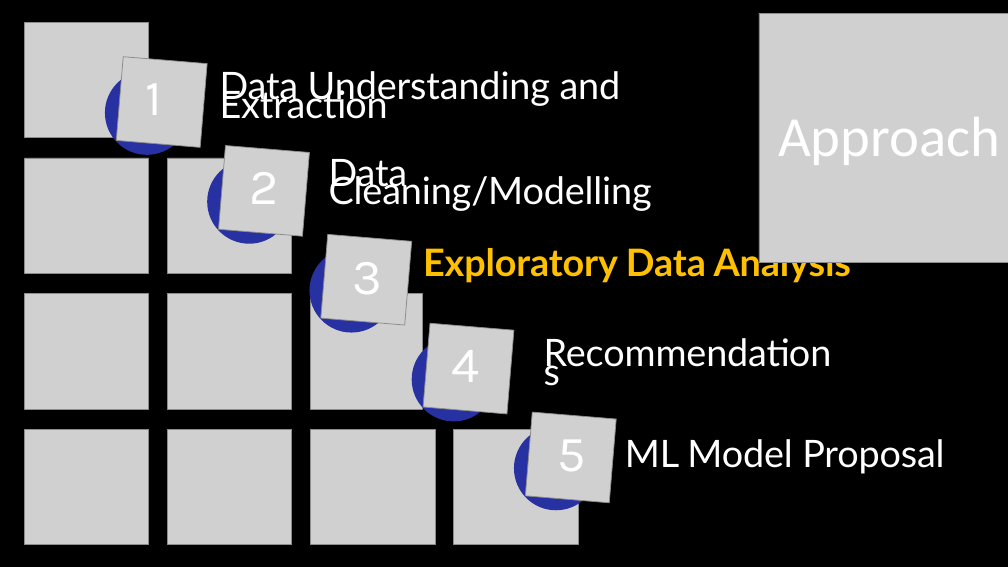
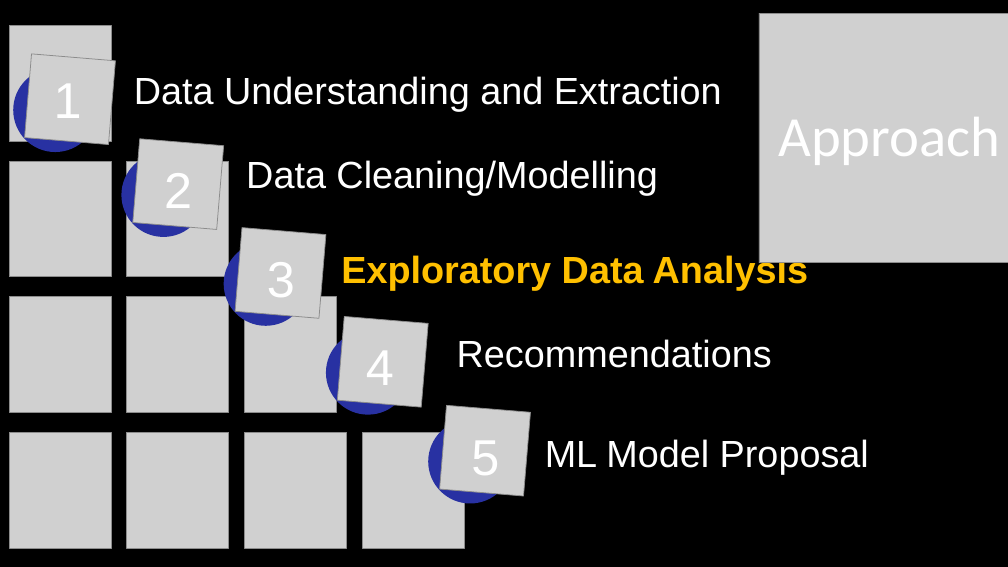
Before and after one commit to taimoorRazi/Bank-Marketing-Project, a slide deck: slide 5 of Week 11/Bank Marketing Campaign Presentation.pptx. Drawn at 1008x567 pixels with LibreOffice and Linux fonts; fonts in the diff are those of the drawing; grey boxes stand for pictures. Boxes give left, top, right and bottom in pixels: in the first picture for what was removed or moved away, otherwise in the second. Text is boxed around its words. In the diff, an @@ line names an element or a change of style, - is before the commit and + after.

```diff
--- a/Week 11/Bank Marketing Campaign Presentation.pptx
+++ b/Week 11/Bank Marketing Campaign Presentation.pptx
@@ picture: place and size @@
-picture at box(24, 23, 148, 138)
+picture at box(9, 26, 111, 141)
@@ picture: place and size @@
-picture at box(116, 56, 207, 147)
+picture at box(25, 54, 115, 145)
@@ freeform shape: place and size @@
-freeform shape at box(105, 71, 189, 155)
+freeform shape at box(13, 68, 97, 152)
@@ font Karla to Arial, letter spacing -4.3 to 0 pt; line spacing 48pt to 1 in 5 elements at box(366, 351, 394, 385), box(471, 441, 499, 475), box(267, 262, 295, 297), box(164, 173, 192, 208), box(54, 84, 82, 118) @@
@@ text "1": place and size @@
-text "1" at box(145, 84, 162, 115)
+text "1" at box(54, 84, 82, 118)
@@ text "Data Understanding and Extraction": place and size @@
-text "Data Understanding and Extraction" at box(220, 71, 621, 119)
+text "Data Understanding and Extraction" at box(134, 76, 722, 112)
@@ picture: place and size @@
-picture at box(24, 158, 148, 274)
+picture at box(9, 161, 111, 277)
@@ picture: place and size @@
-picture at box(168, 158, 292, 274)
+picture at box(127, 161, 229, 277)
@@ text "Data Cleaning/Modelling": place and size @@
-text "Data Cleaning/Modelling" at box(329, 159, 652, 211)
+text "Data Cleaning/Modelling" at box(246, 160, 657, 195)
@@ text "Exploratory Data Analysis": place and size @@
-text "Exploratory Data Analysis" at box(423, 244, 851, 284)
+text "Exploratory Data Analysis" at box(341, 254, 808, 291)
@@ picture: place and size @@
-picture at box(24, 293, 148, 409)
+picture at box(9, 297, 111, 413)
@@ picture: place and size @@
-picture at box(168, 293, 292, 409)
+picture at box(127, 297, 229, 413)
@@ picture: place and size @@
-picture at box(311, 293, 423, 409)
+picture at box(244, 297, 336, 413)
@@ font Lato to Arial, letter spacing -0.1 to 0 pt; line spacing 17.7pt to 0.49 in 5 elements at box(341, 254, 808, 291), box(134, 76, 722, 112), box(246, 160, 657, 195), box(545, 439, 869, 474), box(457, 339, 772, 368) @@
@@ text "Recommendations": place and size @@
-text "Recommendations" at box(544, 356, 837, 380)
+text "Recommendations" at box(457, 339, 772, 368)
@@ picture: place and size @@
-picture at box(24, 430, 148, 545)
+picture at box(9, 433, 111, 548)
@@ picture: place and size @@
-picture at box(168, 430, 292, 545)
+picture at box(127, 433, 229, 548)
@@ picture: place and size @@
-picture at box(454, 430, 578, 545)
+picture at box(244, 433, 346, 548)
@@ picture: place and size @@
-picture at box(311, 430, 435, 545)
+picture at box(362, 433, 464, 548)
@@ 4 pictures, 4 texts, 4 freeform shapes: place and size @@
-4 pictures, 4 texts, 4 freeform shapes at box(207, 146, 616, 510)
+4 pictures, 4 texts, 4 freeform shapes at box(122, 139, 530, 504)
@@ text "ML Model Proposal": place and size @@
-text "ML Model Proposal" at box(625, 439, 944, 474)
+text "ML Model Proposal" at box(545, 439, 869, 474)
```
Also in this commit, not shown: 18 other slides changed, 11 slides added, 2 slides removed.
